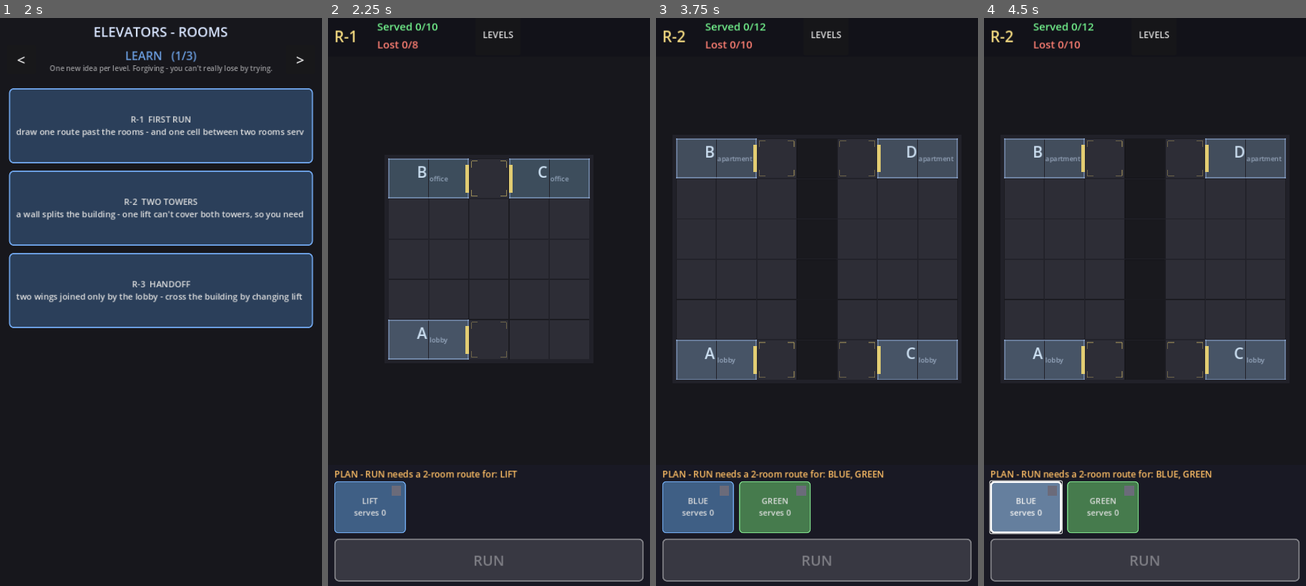
Above: before the commit, frames 1-4 (left to right).
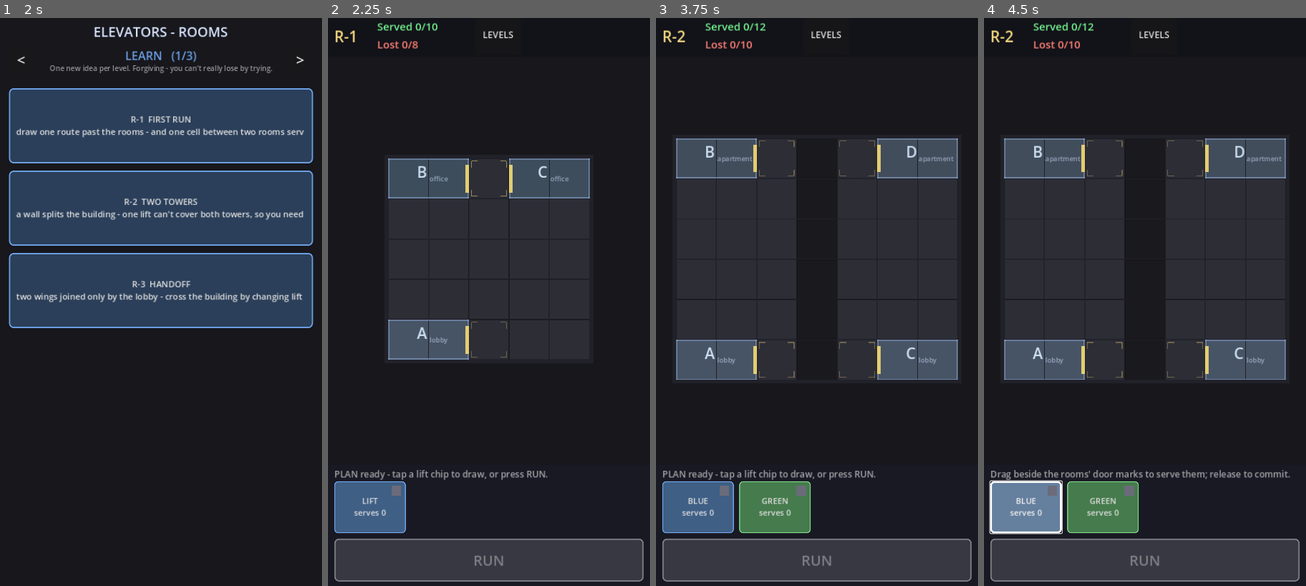
Above: after the commit, the same moments.

Repository: AlexEltonPym/elevator_game
Game: Godot game, scene res://scenes/v5_select.tscn
Two runs of this game, one before a commit and one after it. Both use one fixed random seed, a clock stepped at 60 frames per second and the inputs below.
Inputs:
- Up to frame 1 (2 s): click "<" at 0.5 s; click ">" at 1.25 s
- Up to frame 2 (2.25 s): click "R-1 FIRST RUN draw one route …" at 2 s
- Up to frame 3 (3.75 s): click "LEVELS" at 2.75 s; click "R-2 TWO TOWERS a wall splits …" at 3.5 s
- Up to frame 4 (4.5 s): click "BLUE serves 0" at 4.25 s

Frame 1 is identical in both runs. In frame 2, 0.6% of the frame differs, in the area x 2-69%, y 79-82%; in frame 3, 0.6%; in frame 4, 0.8%, in the area x 2-96%, y 79-82%.

Commit message:
Grab-either-loop-end fix + silently fail incomplete routes
- Loop grab: remember which end tile the finger landed on and use it as
  the tiebreaker in _resolve_loop_grab, so tapping directly on one end
  controls THAT end instead of defaulting to the head on an ambiguous drag.
- Incomplete routes (serve <2 rooms) now fail silently: dropped the red "!"
  exclaim (grid5) and the "needs 2 rooms" / "RUN needs a 2-room route"
  scolds (hud5). The greyed RUN button + neutral guidance are the only cues.

Presentation/input only: v5 smoke ALL PASS, fingerprint5 byte-identical
(795467658).

Co-Authored-By: Claude Opus 4.8 <noreply@anthropic.com>

Diff:
--- a/scripts/v5/grid5.gd
+++ b/scripts/v5/grid5.gd
@@ -624,7 +624,7 @@
 			draw_rect(pr, Color(0.86, 0.72, 0.34, 0.7), false, 1.0)
 
 
-func _draw_route(cells: Array, col: Color, index: int, selected: bool, warn: bool,
+func _draw_route(cells: Array, col: Color, index: int, selected: bool, _warn: bool,
 		closed := false) -> void:
 	var off := Vector2((index - 1) * 8.0, (index - 1) * 8.0)
 	var alpha := 0.92 if selected else 0.6
@@ -656,11 +656,8 @@
 			var gp: Vector2 = cell_center(e) + off
 			draw_arc(gp, 15.0 + 3.0 * pulse, 0.0, TAU, 24,
 					Color(col, 0.10 + 0.16 * pulse), 3.0)
-	if warn:
-		var wp: Vector2 = cell_center(cells[0]) + off + Vector2(0, -26.0)
-		draw_circle(wp, 12.0, Color(0.9, 0.3, 0.25, 0.9))
-		draw_string(ThemeDB.fallback_font, wp + Vector2(-4.0, 7.0), "!",
-				HORIZONTAL_ALIGNMENT_CENTER, -1.0, 19, Color.WHITE)
+	# An incomplete route (serves <2 rooms) SILENTLY fails: no exclaim, no scold. The
+	# greyed-out RUN button is the only quiet signal; the neutral hint line guides.
 
 
 func _draw_stroke_preview(cells: Array, col: Color, closed := false) -> void:
--- a/scripts/v5/hud5.gd
+++ b/scripts/v5/hud5.gd
@@ -247,16 +247,10 @@
 		hint_label.text = game.reject_msg
 		hint_label.add_theme_color_override("font_color", Color(1.0, 0.6, 0.5))
 		return
+	# Incomplete routes (serve <2 rooms) fail SILENTLY - no red/amber scold. RUN just
+	# stays greyed until every lift is valid; the neutral guidance below tells the
+	# player what to draw. (reject_msg above is different: an illegal action just tried.)
 	var sel: int = game.selected_card
-	if sel >= 0 and game.route_warning(sel):
-		hint_label.text = "Route needs to serve 2 rooms - reach a dock beside another room."
-		hint_label.add_theme_color_override("font_color", Color(1.0, 0.55, 0.4))
-		return
-	var missing: Array = game.cards_not_ready()
-	if not missing.is_empty():
-		hint_label.text = "PLAN - RUN needs a 2-room route for: %s" % ", ".join(missing)
-		hint_label.add_theme_color_override("font_color", Color(1.0, 0.75, 0.4))
-		return
 	if sel >= 0:
 		if game.routes[sel] != null:
 			hint_label.text = "Drag a route's end to extend or trim it; or draw a new one."
--- a/scripts/v5/main5.gd
+++ b/scripts/v5/main5.gd
@@ -70,6 +70,11 @@
 # _resolve_loop_grab). Open (non-loop) grabs never set this — they resolve their
 # head/tail choice immediately in _try_grab_end, exactly as before.
 var stroke_loop_pending := false
+# Which loop end the finger actually landed ON at grab time: 0 = the front end
+# (stroke[0]), 1 = the back end (stroke.back()), -1 = between/ambiguous. Used as the
+# TIEBREAKER in _resolve_loop_grab so tapping directly on one end controls THAT end,
+# instead of always defaulting to the head when the first drag is directionless.
+var stroke_loop_end_hint := -1
 
 var reject_msg := ""
 var reject_card := -1
@@ -188,6 +193,7 @@
 	stroke_reversed = false
 	stroke_spawn = Vector2i(-1, -1)
 	stroke_loop_pending = false
+	stroke_loop_end_hint = -1
 	served = 0
 	lost = 0
 	elapsed = 0.0
@@ -362,11 +368,19 @@
 	stroke_closed = r.closed
 	stroke_spawn = r.cells[r.spawn_index()]
 	stroke_loop_pending = false
+	stroke_loop_end_hint = -1
 	if r.closed:
 		# LOOP: which end the magnet drives is decided by the DRAG DIRECTION on the
 		# first move (_resolve_loop_grab), not now — a loop's two ends sit adjacent, so
-		# the touch cell alone can't say which the player means. Seed head-first for the
-		# meantime; the pending flag defers the reverse-or-not choice to the first drag.
+		# direction disambiguates which the player means. But remember which end TILE the
+		# finger is actually on (front=stroke[0], back=stroke.back()) as a tiebreaker: a
+		# tap right on one end must control THAT end, not silently jump to the other.
+		var d_front: int = _md(cell, r.cells[0])
+		var d_back: int = _md(cell, r.cells[r.cells.size() - 1])
+		if d_front < d_back:
+			stroke_loop_end_hint = 0
+		elif d_back < d_front:
+			stroke_loop_end_hint = 1
 		stroke_loop_pending = true
 		stroke_reversed = false
 		return true
@@ -396,11 +410,21 @@
 	var in_front: Vector2i = stroke[1]
 	var retract_back: bool = _md(cell, in_back) < _md(cell, end_back)
 	var retract_front: bool = _md(cell, in_front) < _md(cell, end_front)
-	if retract_back and not retract_front:
-		stroke_reversed = false # control the back end: magnet head stays cells.back()
+	var control_back: bool
+	if retract_back != retract_front:
+		# Exactly one end can legally retract in this drag direction: control that end.
+		control_back = retract_back
+	elif stroke_loop_end_hint != -1:
+		# Direction is ambiguous (both or neither retract). Honour the end the FINGER
+		# landed on so a tap right on one end controls THAT end (the reported bug: a tap
+		# on the tail was jumping to the head because the head was the blanket default).
+		control_back = stroke_loop_end_hint == 1
 	else:
-		# Front end explicitly, OR ambiguous -> the head (cells[0]): reverse so it heads.
-		stroke.reverse()
+		control_back = false # truly between the ends: default to the head, as before.
+	if control_back:
+		stroke_reversed = false # magnet head stays stroke.back()
+	else:
+		stroke.reverse() # front end becomes the magnet head
 		stroke_reversed = true
 
 
